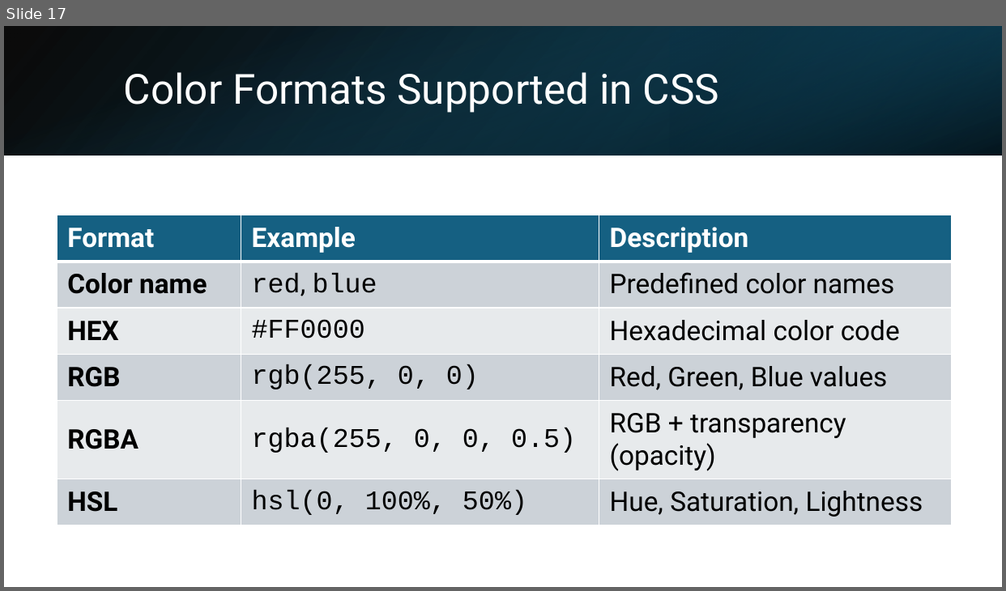
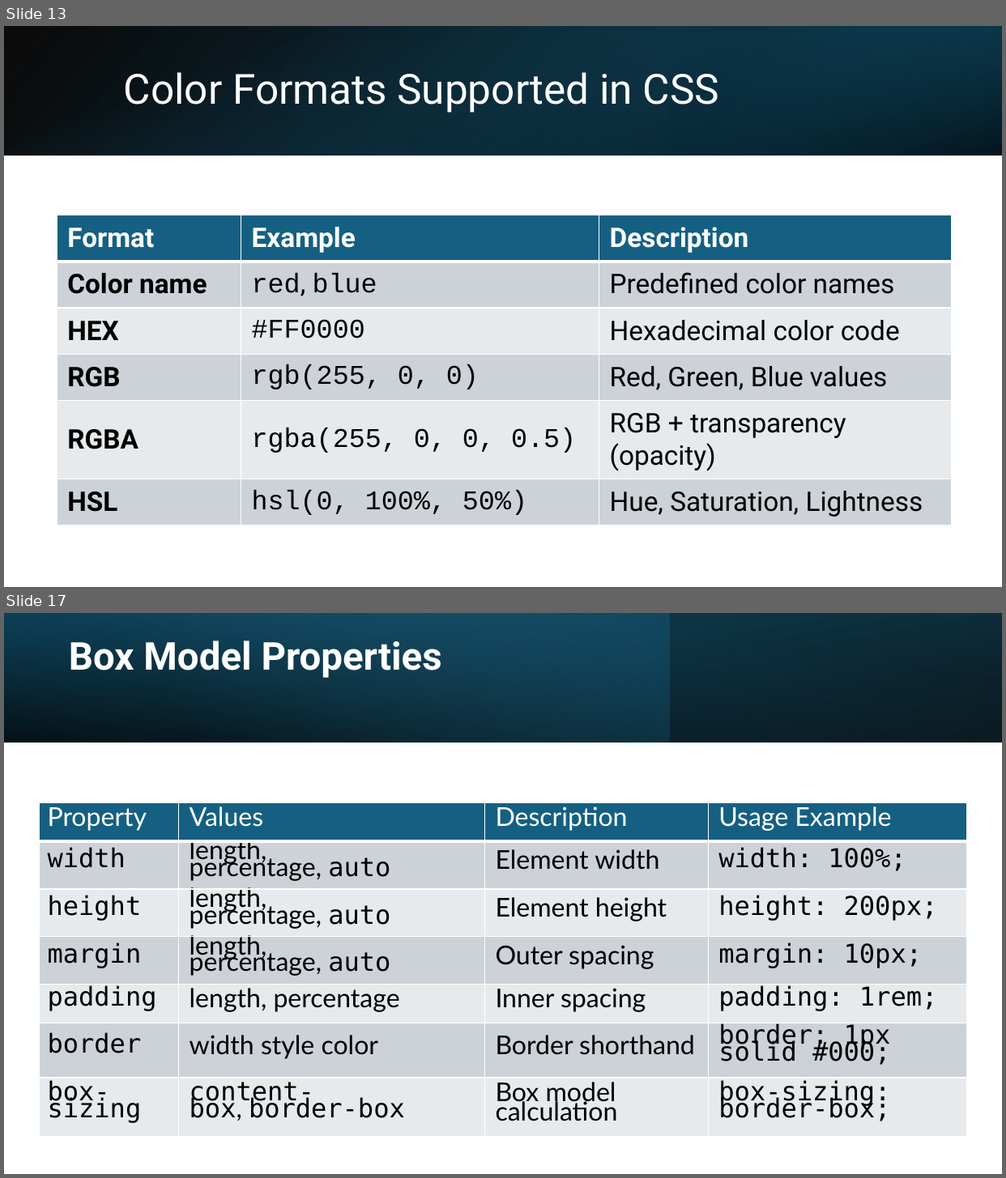
Before and after one commit to mahadi-21/Web-Development, a slide deck: CSS.pptx. Shown one above the other, each under a label of ours: slide 17 before the commit, slides 13 and 17 after it; the slides between them are not shown. The pictures are 1006x591 and 1006x1178 pixels, drawn with LibreOffice and Linux fonts; fonts in the diff are those of the drawing. Boxes give left, top, right and bottom in pixels: in the first picture for what was removed or moved away, otherwise in the second. Text is boxed around its words. In the diff, an @@ line names an element or a change of style, - is before the commit and + after.

```diff
--- a/CSS.pptx
+++ b/CSS.pptx
@@ slide 17 added at (4,613,1002,1174), background #FFFFFF @@
@@ rectangle added at (4,613,1002,742), fill gradient #000000 to #104862 @@
@@ rectangle added at (4,613,670,742), fill gradient #156082 to #46B1E1 @@
@@ rectangle added at (4,613,1002,742), fill gradient #000000 to #156082 @@
@@ title added at (69,641,442,678), 37 pt, text #FFFFFF, bold @@
+Box Model Properties
@@ table added at (39,803,967,1127), 7 rows, 4 columns @@
+Property | Values | Description | Usage Example
+width | length, percentage, auto | Element width | width: 100%;
+height | length, percentage, auto | Element height | height: 200px;
+margin | length, percentage, auto | Outer spacing | margin: 10px;
+padding | length, percentage | Inner spacing | padding: 1rem;
+border | width style color | Border shorthand | border: 1px solid #000;
+box-sizing | content-box, border-box | Box model calculation | box-sizing: border-box;
@@ what was slide 17 is now slide 13 @@
```
Also in this commit, not shown: 7 slides changed, 11 other slides added, 7 slides removed.
